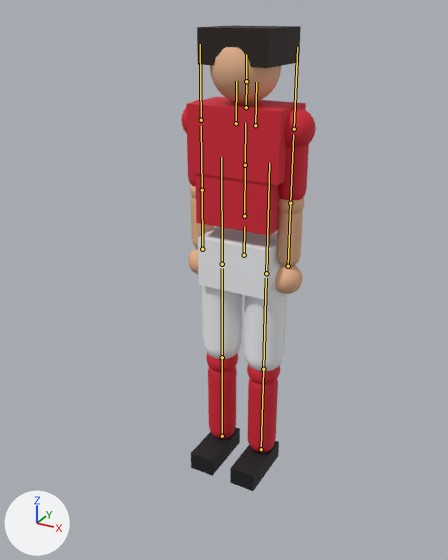
Renders of the glTF model src/assets/player.glb from each side of a commit.
The view is the same before and after, from a 50 mm lens placed at (1.041, -2.059, 1.902), pointed at (-0.022, -0.127, 0.936). The lights are fixed; the arrows at lower left show +X, +Y and +Z. The first picture is the older version. The bones that bend it are drawn over the model as lines.
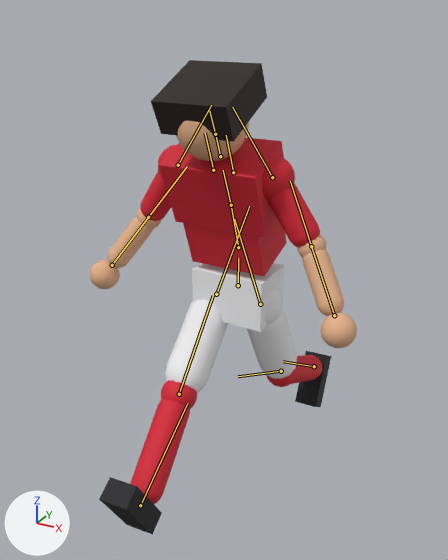
The newer file adds an action. The first version stands in its rest pose; the second is drawn at frame 4 of the action 'tackle'.

What differs and where, as boxes [x1, y1, x2, y2] in the pictures (448 x 560 px):
'Mesh_0', posed (97% wider)
    before: [181, 25, 316, 491]
    after: [90, 60, 357, 535]
bone 'hips', root to tip
    before: (244, 255) to (244, 227)
    after: (238, 285) to (238, 258)
bone 'spine', root to tip
    before: (244, 216) to (245, 165)
    after: (238, 247) to (231, 205)
bone 'chest', root to tip
    before: (245, 165) to (245, 123)
    after: (231, 205) to (223, 170)
bone 'head', root to tip
    before: (246, 81) to (246, 54)
    after: (215, 134) to (209, 110)
bone 'upperArmL', root to tip
    before: (294, 129) to (297, 47)
    after: (272, 177) to (232, 107)
bone 'lowerArmL', root to tip
    before: (290, 203) to (293, 134)
    after: (311, 246) to (290, 180)
bone 'upperArmR', root to tip
    before: (201, 120) to (200, 44)
    after: (178, 165) to (211, 105)
bone 'lowerArmR', root to tip
    before: (202, 190) to (201, 125)
    after: (148, 217) to (187, 166)
bone 'thighL', root to tip
    before: (266, 273) to (269, 163)
    after: (260, 304) to (234, 219)
bone 'shinL', root to tip
    before: (263, 369) to (266, 278)
    after: (281, 371) to (238, 376)
bone 'footL', root to tip
    before: (261, 449) to (263, 369)
    after: (314, 366) to (283, 361)
bone 'thighR', root to tip
    before: (222, 264) to (221, 157)
    after: (216, 294) to (249, 206)
bone 'shinR', root to tip
    before: (222, 357) to (222, 268)
    after: (179, 394) to (213, 295)
bone 'footR', root to tip
    before: (222, 436) to (222, 357)
    after: (140, 505) to (187, 403)

The change, as a list of edits to the scene's bpy script:
```text
Change bone_hips:
    where bone_hips = bpy.data.objects['Player'].pose.bones['hips']
    bone_hips.location: (0.0, 0.0, 0.0) -> (0.0, -0.115, 0.046)
Change bone_spine:
    where bone_spine = bpy.data.objects['Player'].pose.bones['spine']  # child of 'hips'
    bone_spine.rotation_quaternion: (1.0, 0.0, 0.0, 0.0) -> (0.986, 0.167, 0.0, 0.0)  # degrees (0, 0, 0) -> degrees (19, 0, 0)
Change bone_chest:
    where bone_chest = bpy.data.objects['Player'].pose.bones['chest']  # child of 'spine'
    bone_chest.rotation_quaternion: (1.0, 0.0, 0.0, 0.0) -> (1.0, 0.025, 0.0, 0.0)  # degrees (0, 0, 0) -> degrees (3, 0, 0)
Change bone_head:
    where bone_head = bpy.data.objects['Player'].pose.bones['head']  # child of 'neck'
    bone_head.rotation_quaternion: (1.0, 0.0, 0.0, 0.0) -> (1.0, 0.019, 0.0, 0.0)  # degrees (0, 0, 0) -> degrees (2, 0, 0)
Change bone_upperarml:
    where bone_upperarml = bpy.data.objects['Player'].pose.bones['upperArmL']  # child of 'shoulderL'
    bone_upperarml.rotation_quaternion: (1.0, 0.0, 0.0, 0.0) -> (0.943, -0.161, 0.049, 0.286)  # degrees (0, 0, 0) -> degrees (-16, 11, 32)
Change bone_lowerarml:
    where bone_lowerarml = bpy.data.objects['Player'].pose.bones['lowerArmL']  # child of 'upperArmL'
    bone_lowerarml.rotation_quaternion: (1.0, 0.0, 0.0, 0.0) -> (0.98, -0.199, 0.0, 0.0)  # degrees (0, 0, 0) -> degrees (-23, 0, 0)
Change bone_upperarmr:
    where bone_upperarmr = bpy.data.objects['Player'].pose.bones['upperArmR']  # child of 'shoulderR'
    bone_upperarmr.rotation_quaternion: (1.0, 0.0, 0.0, 0.0) -> (0.943, -0.161, -0.049, -0.286)  # degrees (0, 0, 0) -> degrees (-16, -11, -32)
Change bone_lowerarmr:
    where bone_lowerarmr = bpy.data.objects['Player'].pose.bones['lowerArmR']  # child of 'upperArmR'
    bone_lowerarmr.rotation_quaternion: (1.0, 0.0, 0.0, 0.0) -> (0.98, -0.199, 0.0, 0.0)  # degrees (0, 0, 0) -> degrees (-23, 0, 0)
Change bone_thighl:
    where bone_thighl = bpy.data.objects['Player'].pose.bones['thighL']  # child of 'hips'
    bone_thighl.rotation_quaternion: (1.0, 0.0, 0.0, 0.0) -> (0.976, 0.21, -0.006, 0.027)  # degrees (0, 0, 0) -> degrees (24, -1, 3)
Change bone_shinl:
    where bone_shinl = bpy.data.objects['Player'].pose.bones['shinL']  # child of 'thighL'
    bone_shinl.rotation_quaternion: (1.0, 0.0, 0.0, 0.0) -> (0.935, 0.347, 0.0, 0.0)  # degrees (0, 0, 0) -> degrees (41, 0, 0)
Change bone_footl:
    where bone_footl = bpy.data.objects['Player'].pose.bones['footL']  # child of 'shinL'
    bone_footl.rotation_quaternion: (1.0, 0.0, 0.0, 0.0) -> (0.999, -0.05, 0.0, 0.0)  # degrees (0, 0, 0) -> degrees (-6, 0, 0)
Change bone_thighr:
    where bone_thighr = bpy.data.objects['Player'].pose.bones['thighR']  # child of 'hips'
    bone_thighr.rotation_quaternion: (1.0, 0.0, 0.0, 0.0) -> (0.897, -0.423, 0.013, 0.025)  # degrees (0, 0, 0) -> degrees (-50, 3, 2)
Change bone_shinr:
    where bone_shinr = bpy.data.objects['Player'].pose.bones['shinR']  # child of 'thighR'
    bone_shinr.rotation_quaternion: (1.0, 0.0, 0.0, 0.0) -> (0.999, 0.031, 0.0, 0.0)  # degrees (0, 0, 0) -> degrees (4, 0, 0)
Change bone_footr:
    where bone_footr = bpy.data.objects['Player'].pose.bones['footR']  # child of 'shinR'
    bone_footr.rotation_quaternion: (1.0, 0.0, 0.0, 0.0) -> (0.993, -0.115, 0.0, 0.0)  # degrees (0, 0, 0) -> degrees (-13, 0, 0)
```
